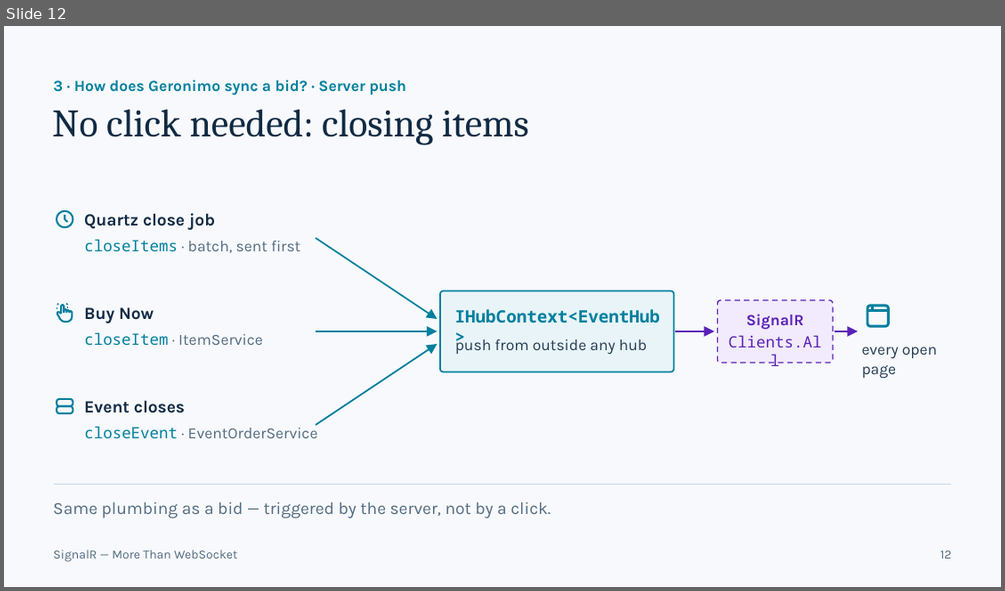
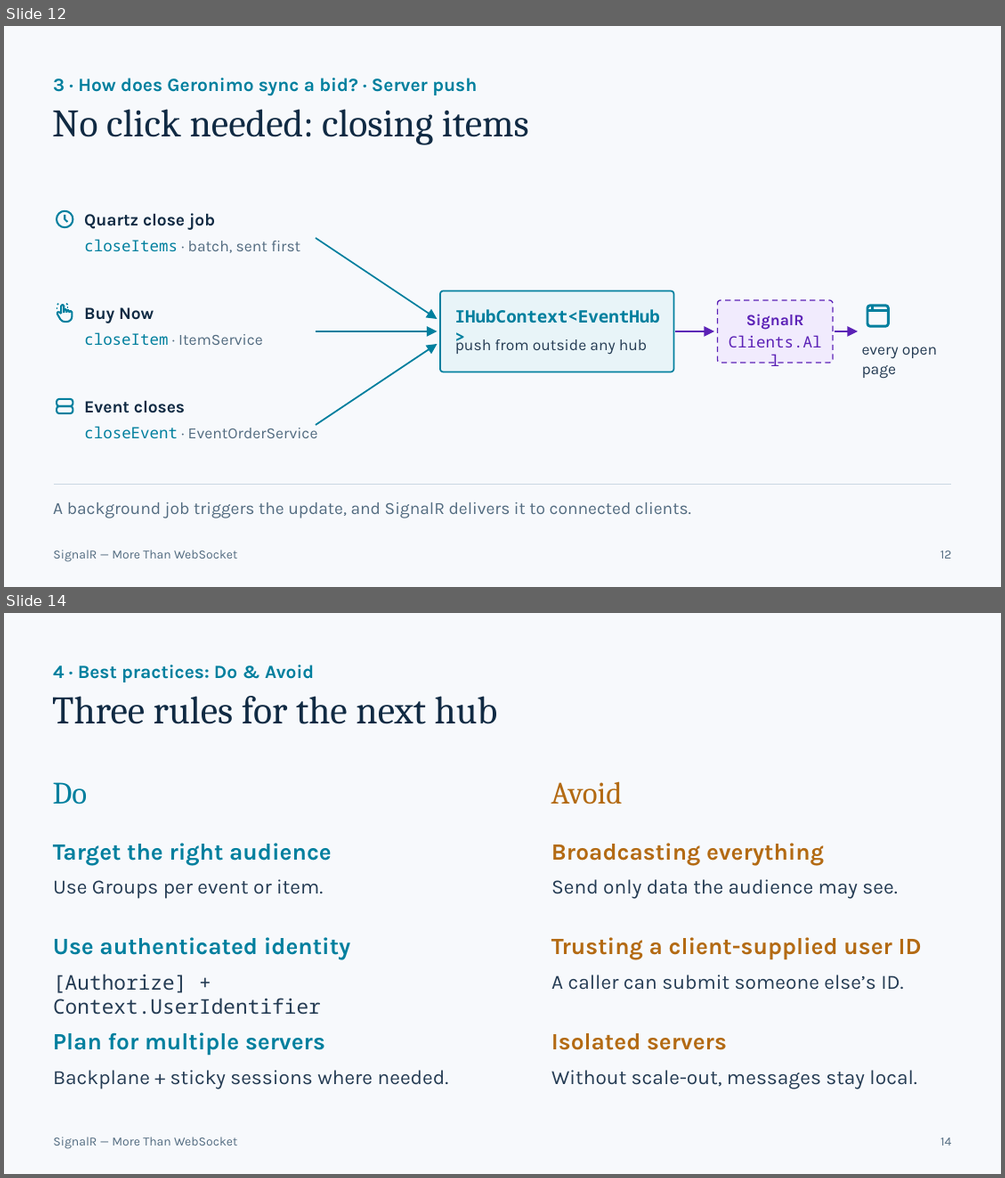
Before and after one commit to Daniiislo/TechSharing, a slide deck: SignalR/presentation/SignalR - More Than WebSocket.pptx. Shown one above the other, each under a label of ours: slide 12 before the commit, slides 12 and 14 after it; the slides between them are not shown. The pictures are 1005x591 and 1005x1178 pixels, drawn with LibreOffice and Linux fonts; fonts in the diff are those of the drawing. Boxes give left, top, right and bottom in pixels: in the first picture for what was removed or moved away, otherwise in the second. Text is boxed around its words. In the diff, an @@ line names an element or a change of style, - is before the commit and + after.

```diff
--- a/SignalR/presentation/SignalR - More Than WebSocket.pptx
+++ b/SignalR/presentation/SignalR - More Than WebSocket.pptx
@@ slide 14 added at <box>4,613,1001,1174</box>, background #F7F9FC @@
@@ text added at <box>53,665,314,682</box>, 18 pt, text #007F9E, bold @@
+4 · Best practices: Do & Avoid
@@ text added at <box>52,696,498,724</box>, 37.5 pt, text #102A43 @@
+Three rules for the next hub
@@ group added at <box>53,782,449,1089</box>: 7 texts @@
+Do
+Target the right audience
+Use Groups per event or item.
+Use authenticated identity
+[Authorize] + Context.UserIdentifier
+Plan for multiple servers
+Backplane + sticky sessions where needed.
@@ group added at <box>551,781,922,1089</box>: 7 texts @@
+Avoid
+Broadcasting everything
+Send only data the audience may see.
+Trusting a client-supplied user ID
+A caller can submit someone else’s ID.
+Isolated servers
+Without scale-out, messages stay local.
@@ text added at <box>53,1136,237,1149</box>, 12 pt, text #526B80 @@
+SignalR — More Than WebSocket
@@ text added at <box>940,1137,951,1145</box>, 12 pt, text #526B80 @@
+14
@@ slide 12 changed as well @@
@@ text "3 · How does Geronimo ..." at <box>53,78,477,96</box>: size 15 to 18 pt @@
@@ text at <box>53,502,691,518</box>: text changed @@
-Same plumbing as a bid — triggered by the server, not by a click.
+A background job triggers the update, and SignalR delivers it to connected clients.
```
Also in this commit, not shown: 12 other slides changed, 1 other slide added, 2 slides removed, 38 other files.
